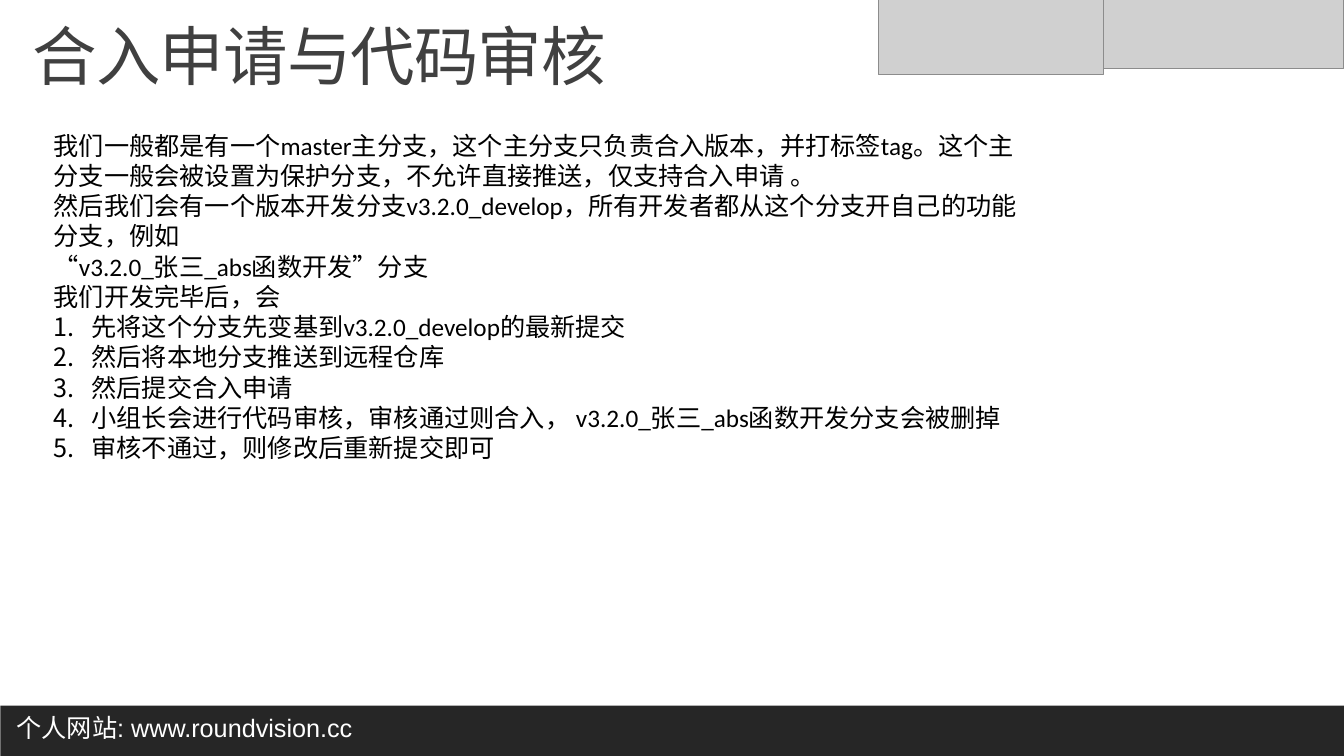
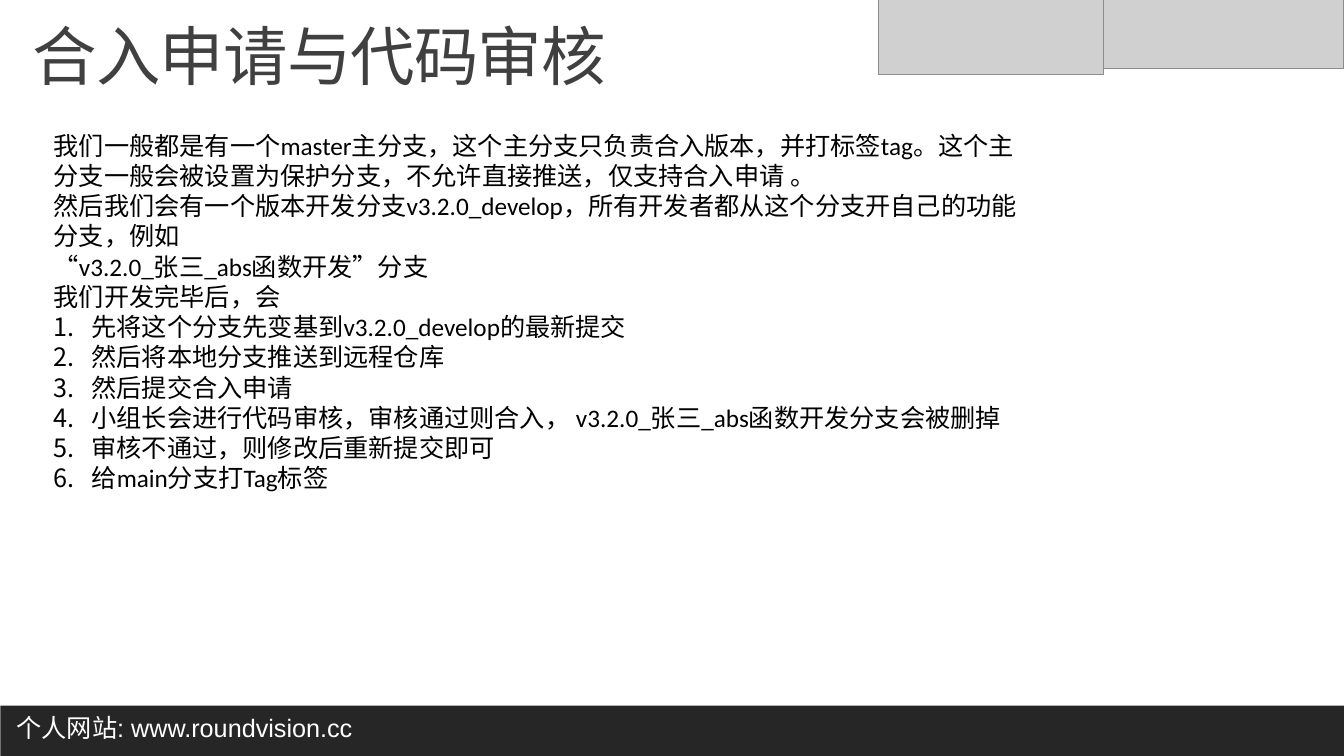
Before and after one commit to LYJ887766/GitOneMinute, a slide deck: slide 17 of tutorial/一分钟Git入门实战讲义.pptx. Drawn at 1344x756 pixels with LibreOffice and Linux fonts; fonts in the diff are those of the drawing; grey boxes stand for pictures. Boxes give left, top, right and bottom in pixels: in the first picture for what was removed or moved away, otherwise in the second. Text is boxed around its words. In the diff, an @@ line names an element or a change of style, - is before the commit and + after.

```diff
--- a/tutorial/一分钟Git入门实战讲义.pptx
+++ b/tutorial/一分钟Git入门实战讲义.pptx
@@ text at box(92, 465, 329, 492): paragraph added @@
+6. 给main分支打Tag标签
```
Also in this commit, not shown: 3 other slides changed.
